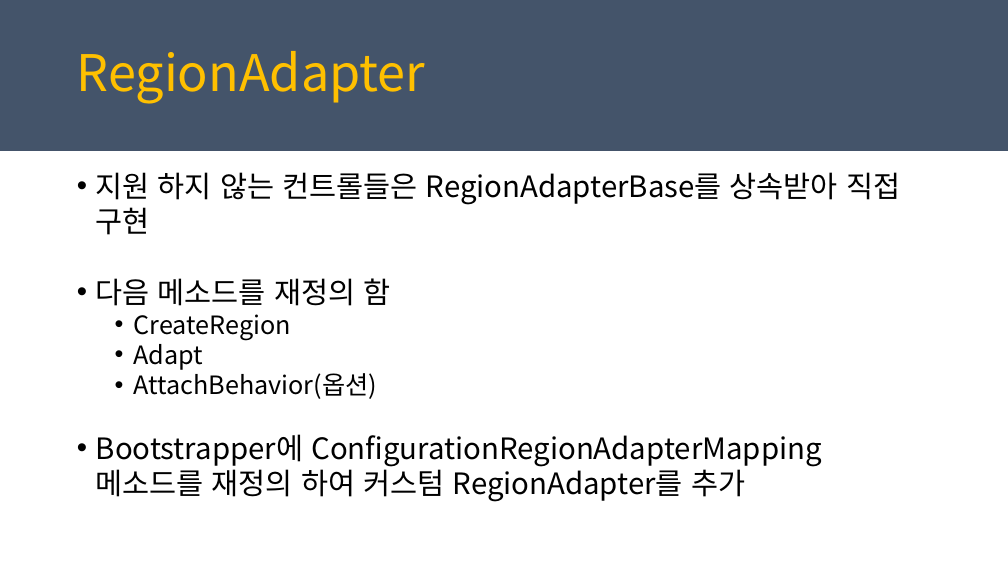
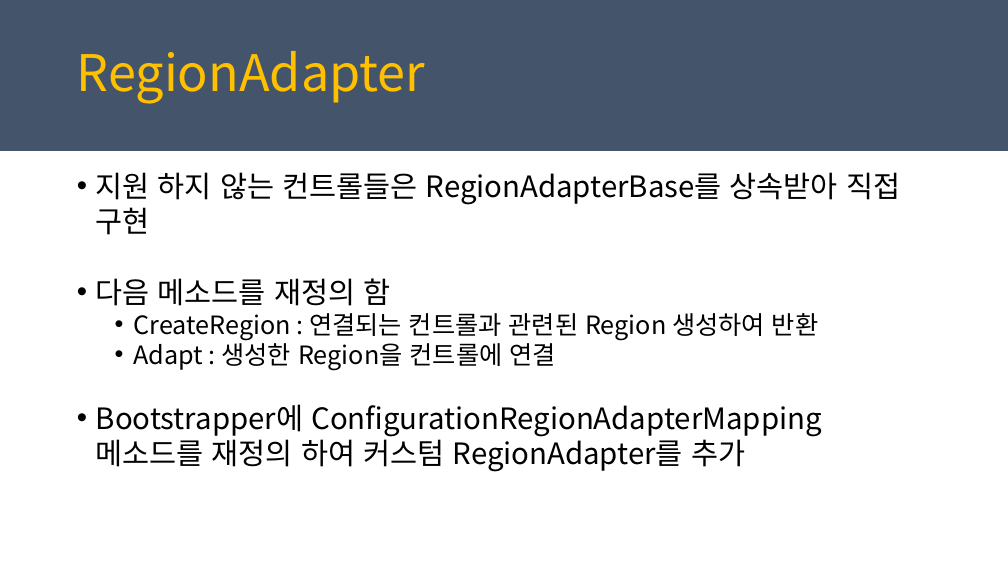
Before and after one commit to juniair/Summary-PPT, a slide deck: slide 17 of PRISM_경준.pptx (slide 16 before the commit). Drawn at 1008x567 pixels with LibreOffice and Linux fonts; fonts in the diff are those of the drawing. Boxes give left, top, right and bottom in pixels: in the first picture for what was removed or moved away, otherwise in the second. Text is boxed around its words. In the diff, an @@ line names an element or a change of style, - is before the commit and + after.

```diff
--- a/PRISM_경준.pptx
+++ b/PRISM_경준.pptx
@@ text at (134,313,818,371): text changed @@
-  • CreateRegion
-  • Adapt
-  • AttachBehavior(옵션)
+  • CreateRegion : 연결되는 컨트롤과 관련된 Region 생성하여 반환
+  • Adapt : 생성한 Region을 컨트롤에 연결
```
Also in this commit, not shown: 7 other slides changed, 3 slides added, 3 slides removed, 3 other files.
